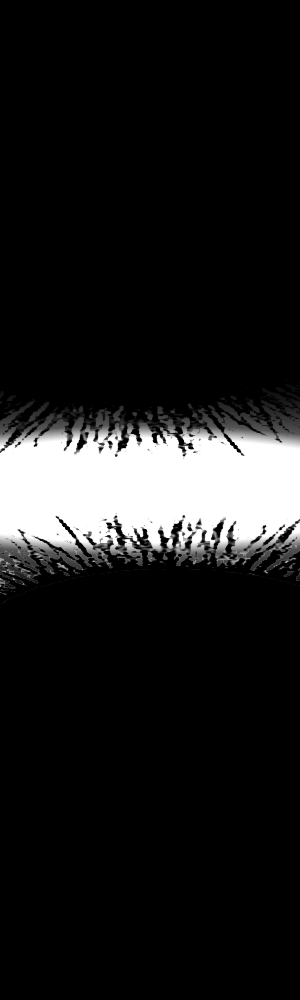
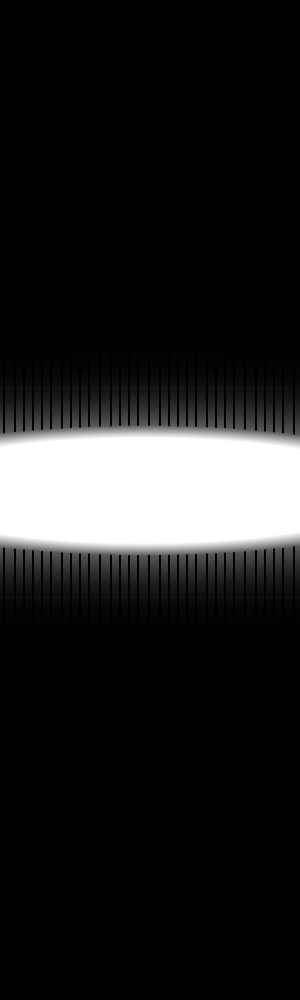
The second 300px x 1000px image is a revision of the first. Changes to its layers:
hid "Layer 5" over [0, 512, 300, 624]
added layer "Layer 6 copy 3" above "Layer 4" over [3, 357, 295, 624]
hid "Layer 4" over [0, 357, 300, 460]
